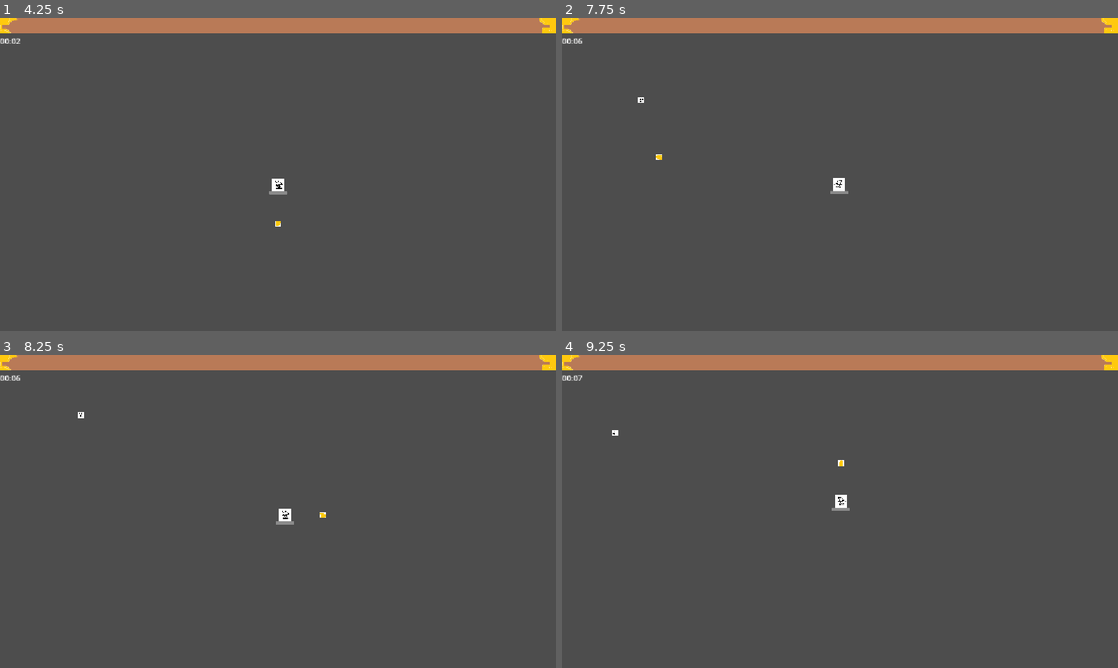
Above: before the commit, frames 1-4 (two rows, left to right).
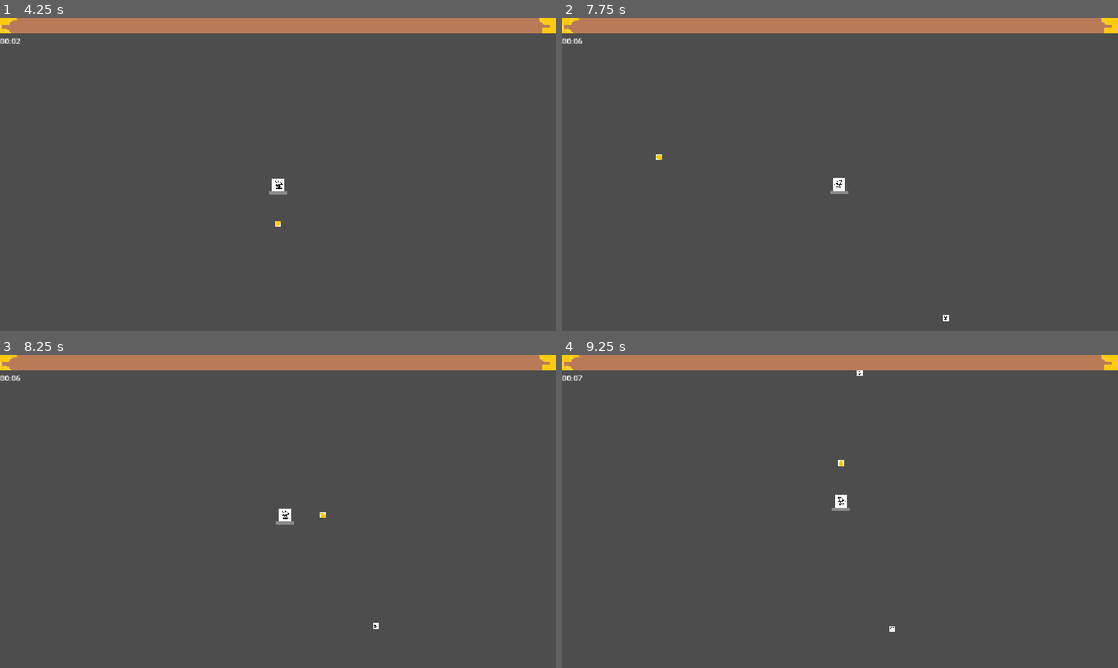
Above: after the commit, the same moments.

Repository: flowerFawn/XP-Based-Leveling
Game: Godot game, scene res://scenes/menu/main_menu.tscn
Two runs of this game, one before a commit and one after it. Both use one fixed random seed, a clock stepped at 60 frames per second and the inputs below. The engine's default icon, where the game draws it, is replaced by a stand-in: a white triangle on a blue panel in a dark square. Sound files missing from this copy of the repository are replaced by a short silence.
Inputs (mouse positions are in pixels of both pictures, inside the frame that each line leads up to):
- Up to frame 1 (4.25 s): click (105, 115) at 0.5 s; click (166, 55) at 1.25 s; click "Begin!" at 2 s; tap Enter at 2.75 s; hold D (player_right) 2.78-3.53 s; tap Space at 3.5 s; hold S (player_down) from 3.53 s (still down)
- Up to frame 2 (7.75 s): release S (player_down) at 4.28 s; hold D (player_right) 4.28-5.03 s; tap Enter at 5 s; hold W (player_up) 5.03-5.78 s; hold A (player_left) 5.78-7.28 s; tap Space at 6.5 s; hold S (player_down) from 7.28 s (still down)
- Up to frame 3 (8.25 s): release S (player_down) at 8.03 s; hold D (player_right) from 8.03 s (still down)
- Up to frame 4 (9.25 s): tap Enter at 8.75 s; release D (player_right) at 8.78 s; hold W (player_up) from 8.78 s (still down)

Frame 1 is identical in both runs. In frame 2, less than 0.1% of the frame differs, in the area x 13-70%, y 25-97%; in frame 3, less than 0.1%; in frame 4, less than 0.1%, in the area x 9-60%, y 4-89%.

Commit message:
reworked enemy spawning amounts
they now work based on a quota, aiming to get to that point, and spawning enemies proportional to the difference between the total and the quota (0.1 * the difference every two seconds)

Diff:
--- a/scenes/game_controller.tscn
+++ b/scenes/game_controller.tscn
@@ -11,7 +11,7 @@
 ignore_time_scale = true
 
 [node name="SpawnTimer" type="Timer" parent="."]
-wait_time = 4.0
+wait_time = 2.0
 autostart = true
 
 [connection signal="timeout" from="DirectionUpdateTimer" to="." method="update_directions"]
--- a/scripts/autoloads/spell_shop.gd
+++ b/scripts/autoloads/spell_shop.gd
@@ -67,7 +67,7 @@
 
 #currently always gives 3, maybe change the count?
 func award_ability_option() -> void:
-	spell_option_menu.show_random_ability_options(8)
+	spell_option_menu.show_random_ability_options()
 
 func run_through_magic_items(value:Variant, method:StringName) -> Variant:
 	var new_value = value
--- a/scripts/enemy scripts/base_enemy.gd
+++ b/scripts/enemy scripts/base_enemy.gd
@@ -46,6 +46,9 @@
 		node_sprite.flip_h = true
 	else:
 		node_sprite.flip_h = false
+	#makes the enemy disappear if they are 5000 or more units away from the player. mayhaps add a qualifier in enemy type for if they disappear?
+	if (global_position.x - GameInfo.player_position.x) ** 2 + (global_position.y - GameInfo.player_position.y) ** 2 > 5000 ** 2:
+		disappear()
 
 #endregion
 #region CONSTRUCTOR
--- a/scripts/game_controller.gd
+++ b/scripts/game_controller.gd
@@ -24,7 +24,6 @@
 ])
 ##The most recently calculated enemy weights, based on enemy type weight functions array
 var enemy_type_current_weight_array:PackedFloat32Array = PackedFloat32Array([])
-var enemy_count:float = 2
 
 func update_directions() -> void:
 	#updates enemies heading towards the player
@@ -36,10 +35,14 @@
 
 
 func spawn_enemies() -> void:
+	var total_enemy_count:int = len(get_tree().get_nodes_in_group(&"Enemy"))
+	var enemy_quota:int = (time_elapsed * 0.2) + 8
+	var enemies_to_spawn:int = ceili((enemy_quota - total_enemy_count) * 0.1)
+	print((enemy_quota - total_enemy_count) * 0.1)
+	print("total: ", total_enemy_count, "quota: ",enemy_quota, "spawning: ", enemies_to_spawn)
 	update_enemy_weights(time_elapsed)
-	for enemy_to_spawn:int in range(ceili(enemy_count)):
+	for enemy_to_spawn:int in range(enemies_to_spawn):
 		spawn_enemy()
-	enemy_count += 0.3
 
 func spawn_enemy():
 	const CAMERA_DISTANCE_VECTOR:Vector2 = Vector2(2350, 1350)
